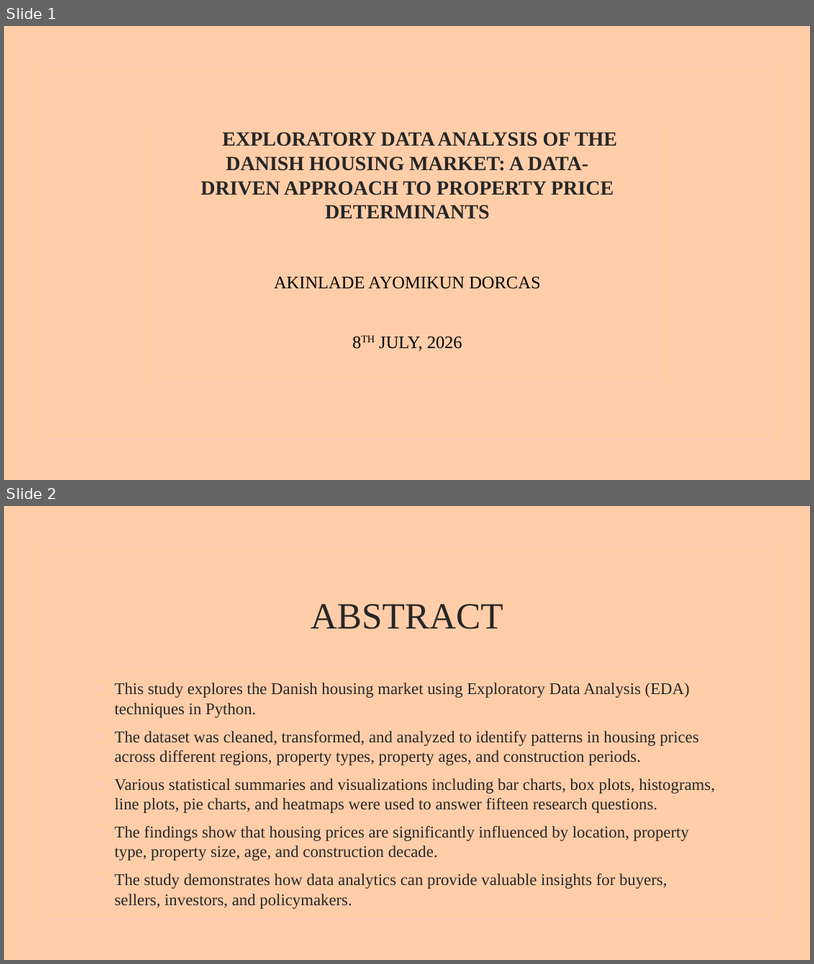
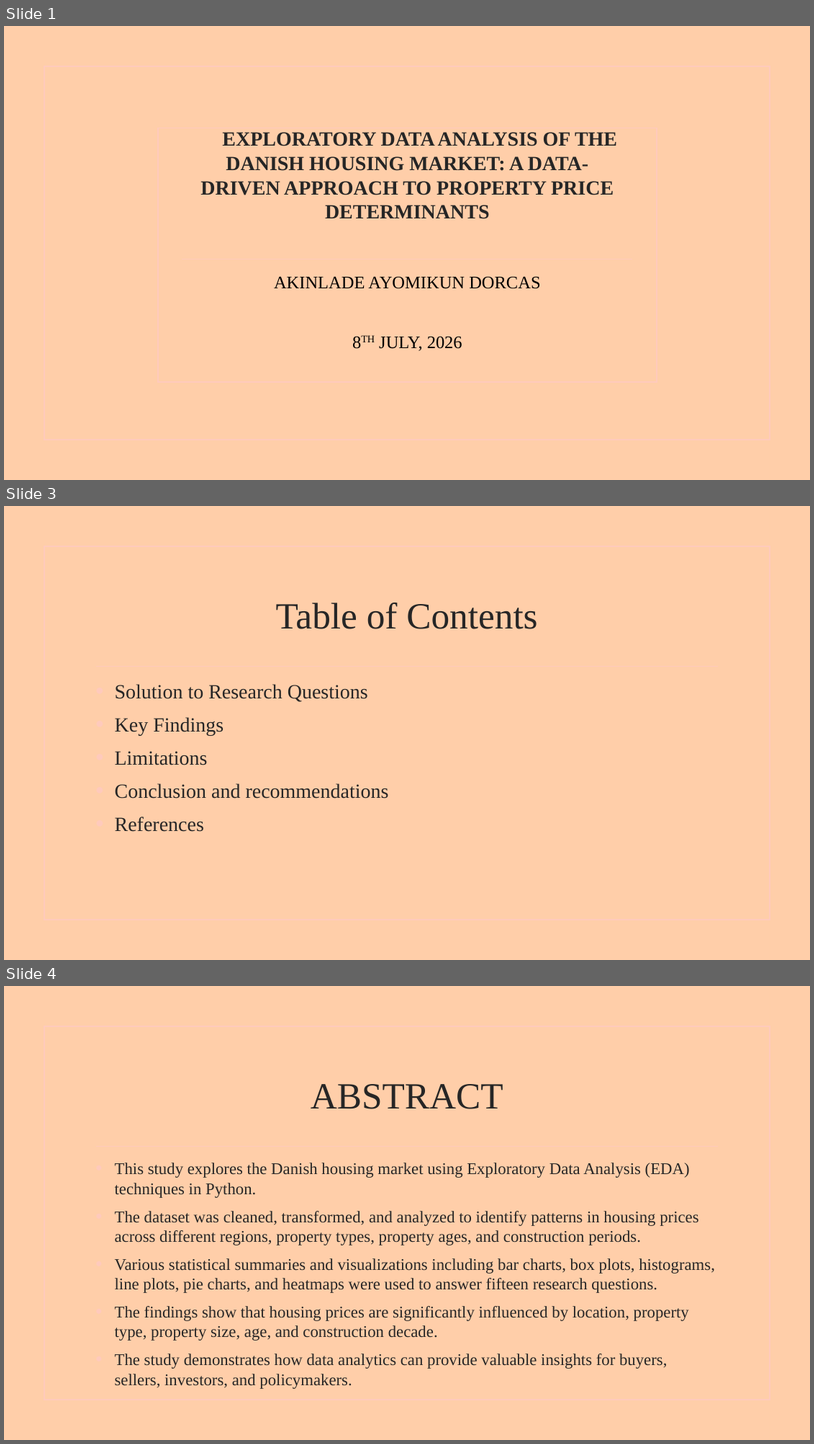
Before and after one commit to Ayomikun721/EXPLORATORY-DATA-ANALYSIS, a slide deck: AYOMIKUN EDA.pptx. Shown one above the other, each under a label of ours: slides 1 and 2 before the commit, slides 1, 3 and 4 after it; the slides between them are not shown. The pictures are 814x964 and 814x1444 pixels, drawn with LibreOffice and Linux fonts; fonts in the diff are those of the drawing; background and template pictures are left out. Boxes give left, top, right and bottom in pixels: in the first picture for what was removed or moved away, otherwise in the second. Text is boxed around its words. In the diff, an @@ line names an element or a change of style, - is before the commit and + after.

```diff
--- a/AYOMIKUN EDA.pptx
+++ b/AYOMIKUN EDA.pptx
@@ slide 3 added at (x1=4, y1=506, x2=810, y2=960), background picture (left out); not listed: 2 template elements that a slide beside it also shows @@
@@ title added at (x1=276, y1=602, x2=538, y2=629), 44 pt, text #262626 @@
+Table of Contents
@@ text added at (x1=115, y1=684, x2=389, y2=831), 24 pt, text #262626 @@
+• Solution to Research Questions
+• Key Findings
+• Limitations
+• Conclusion and recommendations
+• References
@@ what was slide 2 is now slide 4 @@
```
Also in this commit, not shown: 3 other slides added, 1 other file.
